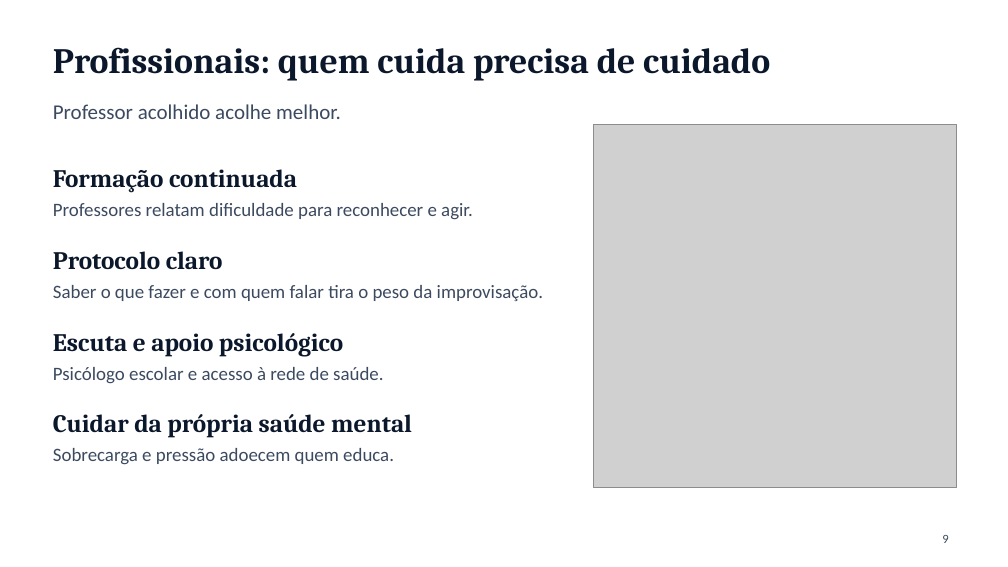
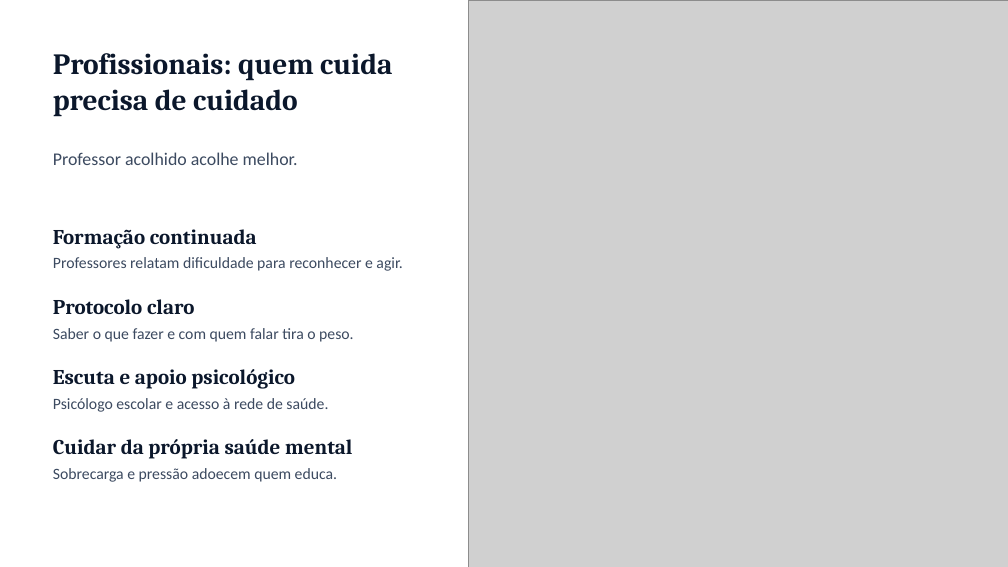
Before and after one commit to ebarroso12/ocorpoexplica, a slide deck: slide 9 of apresentacoes/bullying-saude-mental-escola.pptx. Drawn at 1008x567 pixels with LibreOffice and Linux fonts; fonts in the diff are those of the drawing; grey boxes stand for pictures; background and template pictures are left out. Boxes give left, top, right and bottom in pixels: in the first picture for what was removed or moved away, otherwise in the second. Text is boxed around its words. In the diff, an @@ line names an element or a change of style, - is before the commit and + after.

```diff
--- a/apresentacoes/bullying-saude-mental-escola.pptx
+++ b/apresentacoes/bullying-saude-mental-escola.pptx
@@ picture added at [469,0,1008,567] @@
@@ title "Profissionais: quem cuida precisa de ..." at [53,53,392,116]: size 34 to 28 pt @@
@@ text "Professor acolhido acolhe melhor.": place and size @@
-text "Professor acolhido acolhe melhor." at [53,104,341,119]
+text "Professor acolhido acolhe melhor." at [53,152,298,165]
@@ text "Professor acolhido acolhe melhor." at [53,152,298,165]: size 20 to 17 pt @@
@@ picture removed at [594,125,957,488] @@
@@ size 24 to 20 pt in 4 elements at [53,439,352,459], [53,369,295,389], [53,299,194,314], [53,229,257,249] @@
@@ text "Formação continuada": place and size @@
-text "Formação continuada" at [53,169,297,193]
+text "Formação continuada" at [53,229,257,249]
@@ size 18 to 15 pt in 3 elements at [53,468,337,482], [53,398,328,412], [53,257,402,271] @@
@@ text "Professores relatam dificuldade para reconhecer ...": place and size @@
-text "Professores relatam dificuldade para reconhecer ..." at [53,203,473,220]
+text "Professores relatam dificuldade para reconhecer ..." at [53,257,402,271]
@@ text "Protocolo claro": place and size @@
-text "Protocolo claro" at [53,251,223,269]
+text "Protocolo claro" at [53,299,194,314]
@@ text at [53,328,354,342]: text changed; size 18 to 15 pt @@
-Saber o que fazer e com quem falar tira o peso da improvisação.
+Saber o que fazer e com quem falar tira o peso.
@@ text "Escuta e apoio psicológico": place and size @@
-text "Escuta e apoio psicológico" at [53,333,343,357]
+text "Escuta e apoio psicológico" at [53,369,295,389]
@@ text "Psicólogo escolar e acesso à ...": place and size @@
-text "Psicólogo escolar e acesso à ..." at [53,367,383,384]
+text "Psicólogo escolar e acesso à ..." at [53,398,328,412]
@@ text "Cuidar da própria saúde mental": place and size @@
-text "Cuidar da própria saúde mental" at [53,414,412,438]
+text "Cuidar da própria saúde mental" at [53,439,352,459]
@@ text "Sobrecarga e pressão adoecem quem ...": place and size @@
-text "Sobrecarga e pressão adoecem quem ..." at [53,448,394,465]
+text "Sobrecarga e pressão adoecem quem ..." at [53,468,337,482]
@@ page number removed at [942,535,948,543] @@
-9
```
Also in this commit, not shown: 12 other slides changed, 9 other files.
